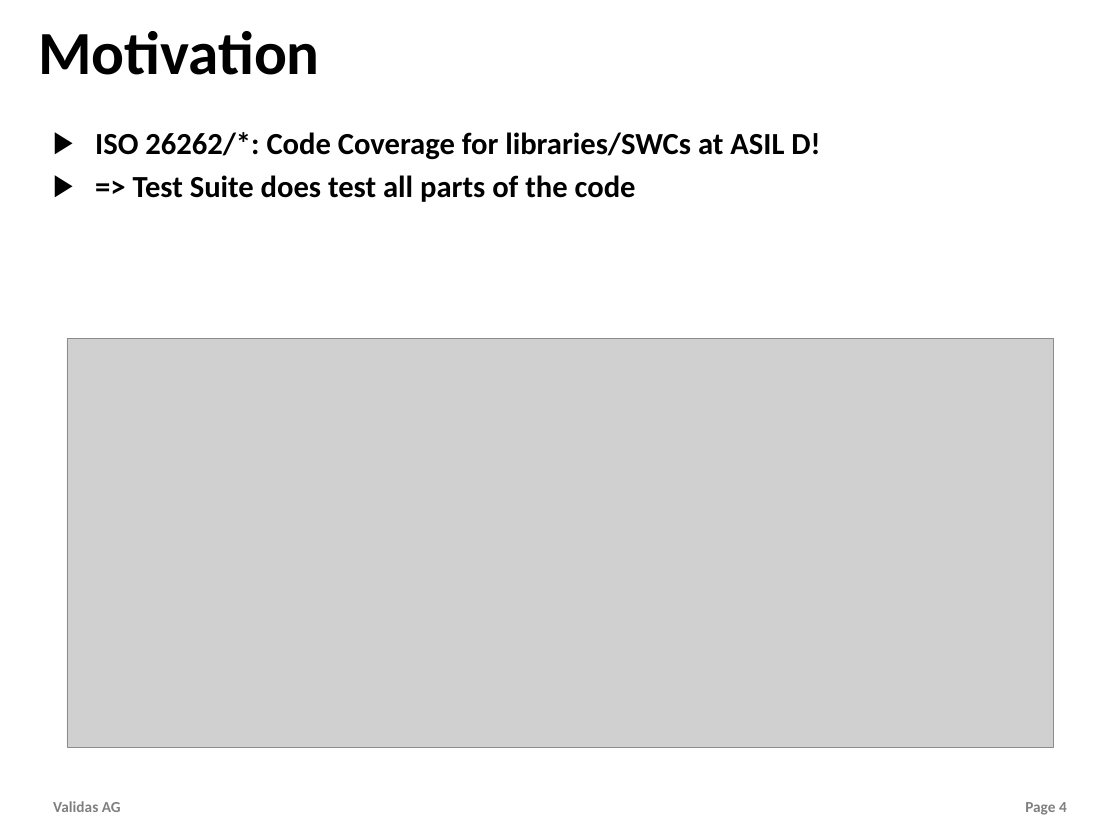
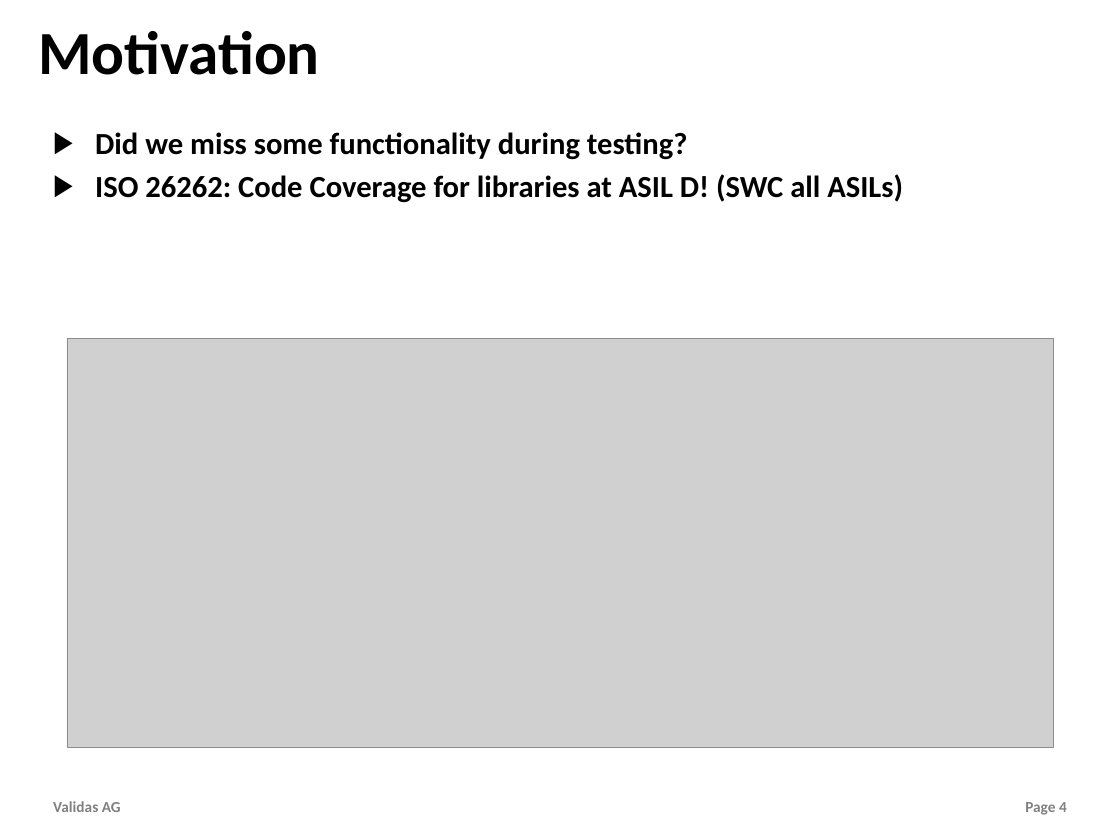
Before and after one commit to theoremprover/tvg, a slide deck: slide 4 of Vortraege/TestVectorGenerator.pptx. Drawn at 1120x840 pixels with LibreOffice and Linux fonts; fonts in the diff are those of the drawing; grey boxes stand for pictures; background and template pictures are left out. Boxes give left, top, right and bottom in pixels: in the first picture for what was removed or moved away, otherwise in the second. Text is boxed around its words. In the diff, an @@ line names an element or a change of style, - is before the commit and + after.

```diff
--- a/Vortraege/TestVectorGenerator.pptx
+++ b/Vortraege/TestVectorGenerator.pptx
@@ text at (x1=95, y1=132, x2=903, y2=203): text changed @@
-▶ ISO 26262/*: Code Coverage for libraries/SWCs at ASIL D!
-▶ => Test Suite does test all parts of the code
+▶ Did we miss some functionality during testing?
+▶ ISO 26262: Code Coverage for libraries at ASIL D! (SWC all ASILs)
```
Also in this commit, not shown: 4 other slides changed, 1 slide added, 1 other file.
